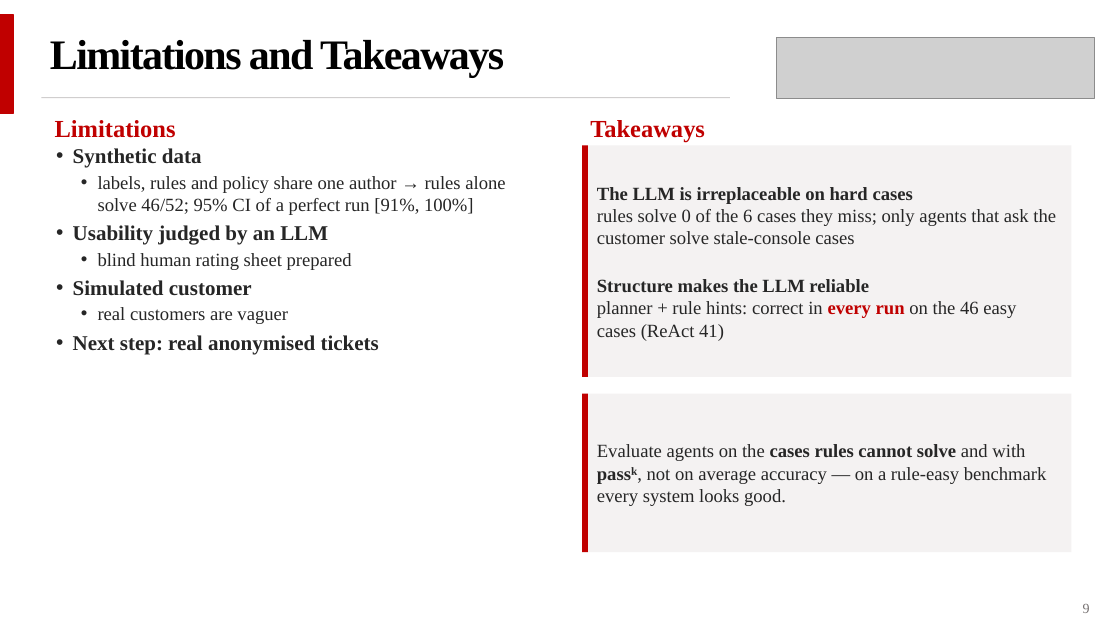
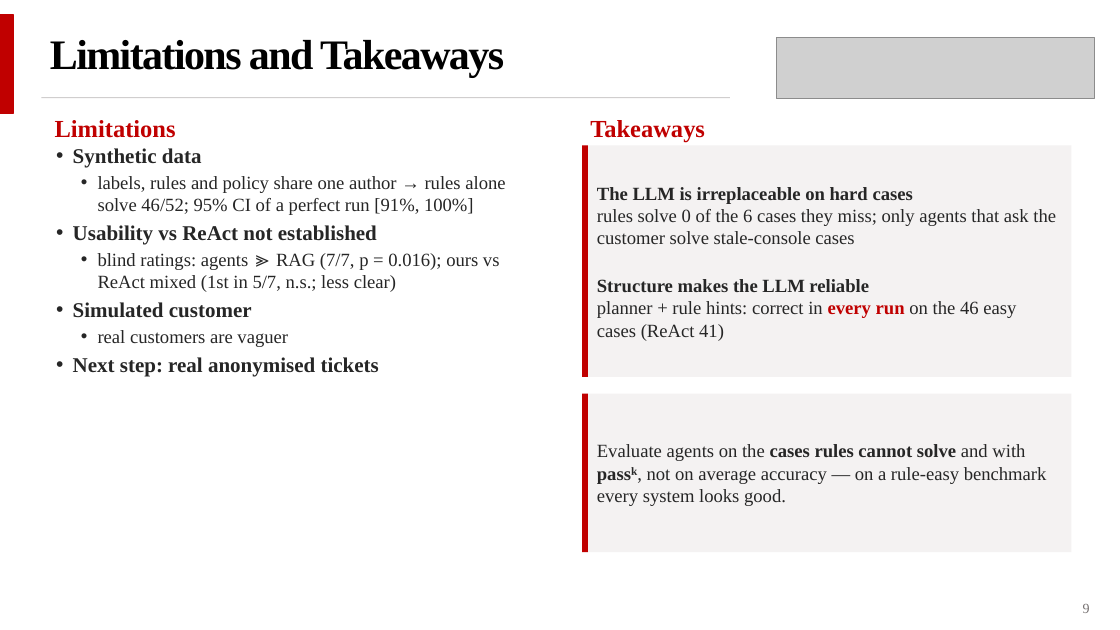
Before and after one commit to aadvancer/iot-agent, a slide deck: slide 9 of ai concept project/presentation/AI_Agent_IoT_presentation.pptx. Drawn at 1120x630 pixels with LibreOffice and Linux fonts; fonts in the diff are those of the drawing; grey boxes stand for pictures. Boxes give left, top, right and bottom in pixels: in the first picture for what was removed or moved away, otherwise in the second. Text is boxed around its words. In the diff, an @@ line names an element or a change of style, - is before the commit and + after.

```diff
--- a/ai concept project/presentation/AI_Agent_IoT_presentation.pptx
+++ b/ai concept project/presentation/AI_Agent_IoT_presentation.pptx
@@ text at (73, 225, 500, 292): text changed @@
-• Usability judged by an LLM
-• blind human rating sheet prepared
+• Usability vs ReAct not established
+• blind ratings: agents ≫ RAG (7/7, p = 0.016); ours vs ReAct mixed (1st in 5/7, n.s.; less clear)
```
Also in this commit, not shown: 2 other slides changed, 15 other files.
